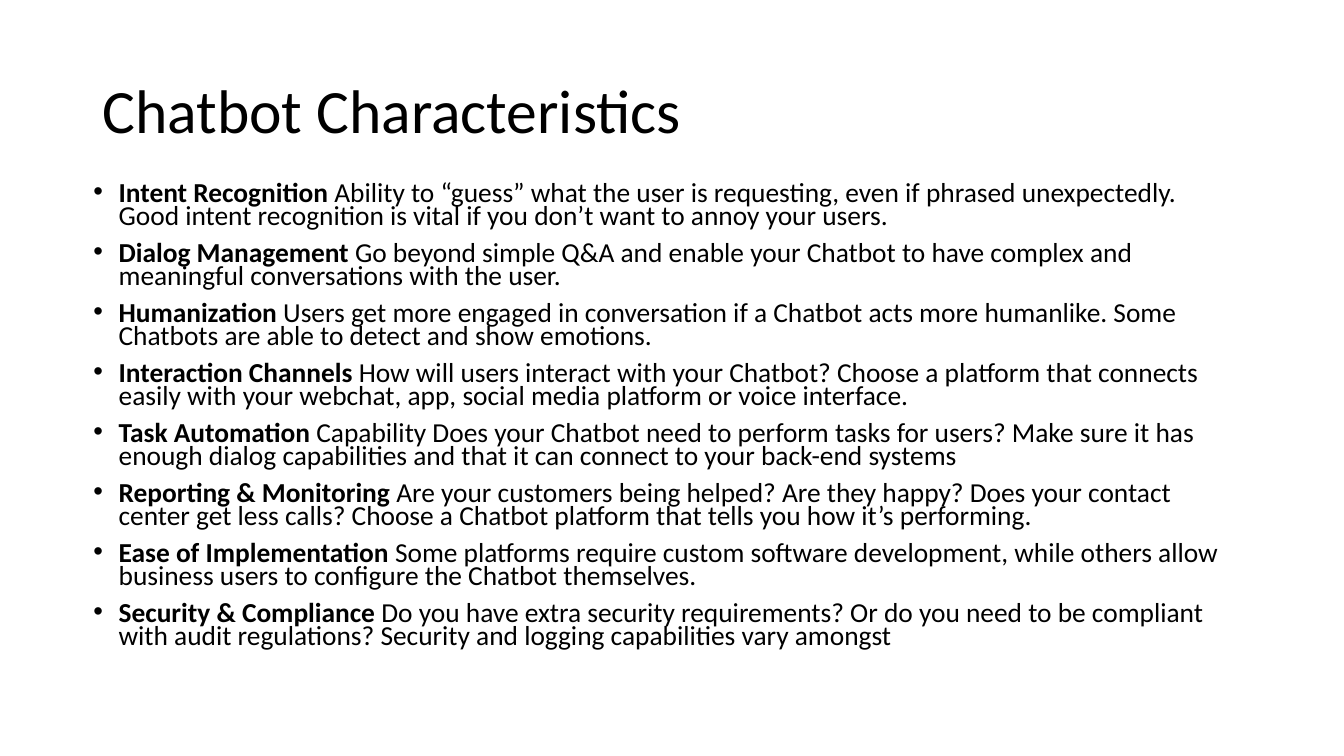
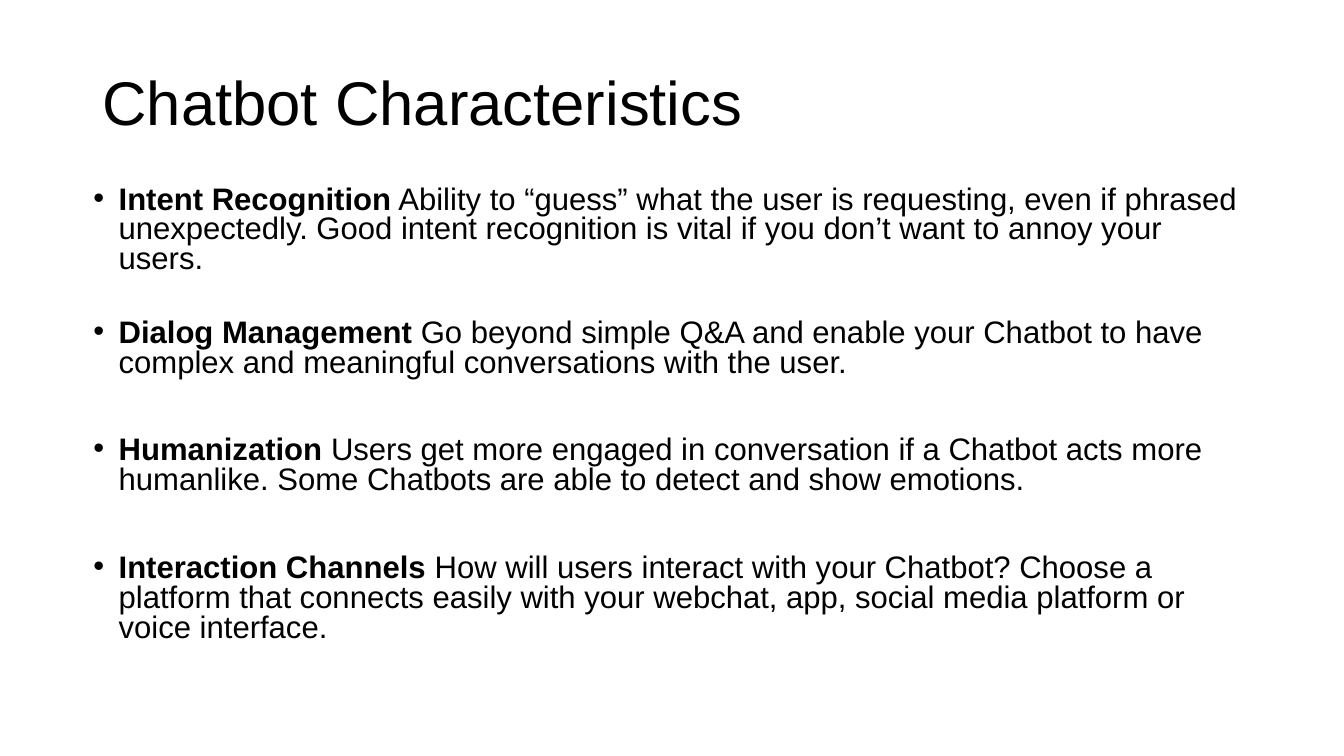
Before and after one commit to DSAISummerCamp/dscamp_public, a slide deck: slide 34 of NLP 2/nlp2.pptx (slide 21 before the commit). Drawn at 1344x756 pixels with LibreOffice and Linux fonts; fonts in the diff are those of the drawing. Boxes give left, top, right and bottom in pixels: in the first picture for what was removed or moved away, otherwise in the second. Text is boxed around its words. In the diff, an @@ line names an element or a change of style, - is before the commit and + after.

Commit message:
Latest version of NLP2
Updated the NLP2 slides.

```diff
--- a/NLP 2/nlp2.pptx
+++ b/NLP 2/nlp2.pptx
@@ title "Chatbot Characteristics": place and size @@
-title "Chatbot Characteristics" at (102, 90, 680, 134)
+title "Chatbot Characteristics" at (102, 80, 742, 126)
@@ title "Chatbot Characteristics" at (102, 80, 742, 126): font Calibri to Arial @@
@@ text "Intent Recognition Ability to “guess” ..." at (119, 187, 1237, 639): size 19.6 to 22.2 pt, font Calibri to Arial; line spacing 0.7 to 0.8 @@
@@ text at (119, 422, 1218, 650): paragraphs removed @@
-• Task Automation Capability Does your Chatbot need to perform tasks for users? Make sure it has enough dialog capabilities and that it can connect to your back-end systems
-• Reporting & Monitoring Are your customers being helped? Are they happy? Does your contact center get less calls? Choose a Chatbot platform that tells you how it’s performing.
-• Ease of Implementation Some platforms require custom software development, while others allow business users to configure the Chatbot themselves.
-• Security & Compliance Do you have extra security requirements? Or do you need to be compliant with audit regulations? Security and logging capabilities vary amongst
```
Also in this commit, not shown: 14 other slides changed, 19 slides added, 5 slides removed.
